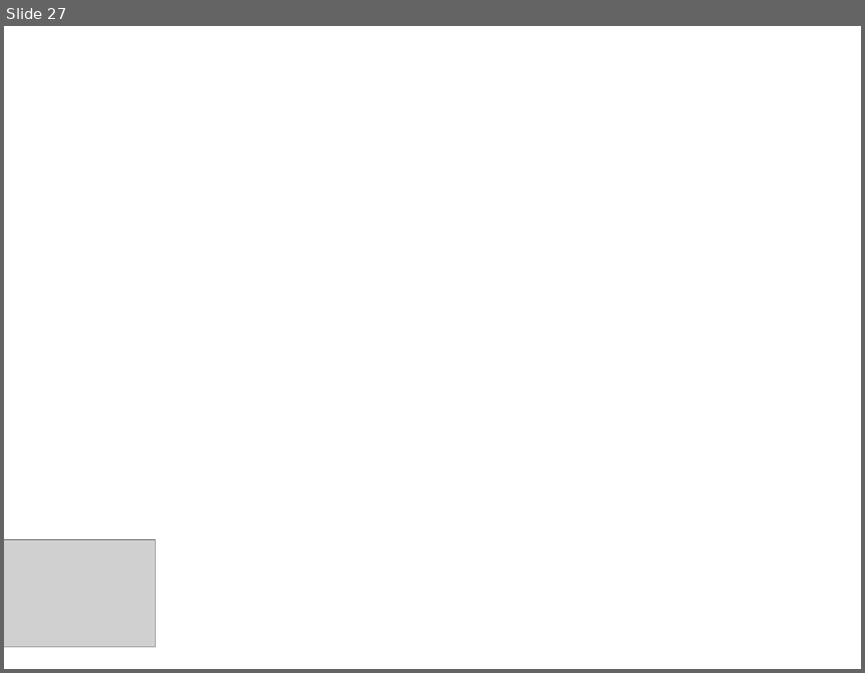
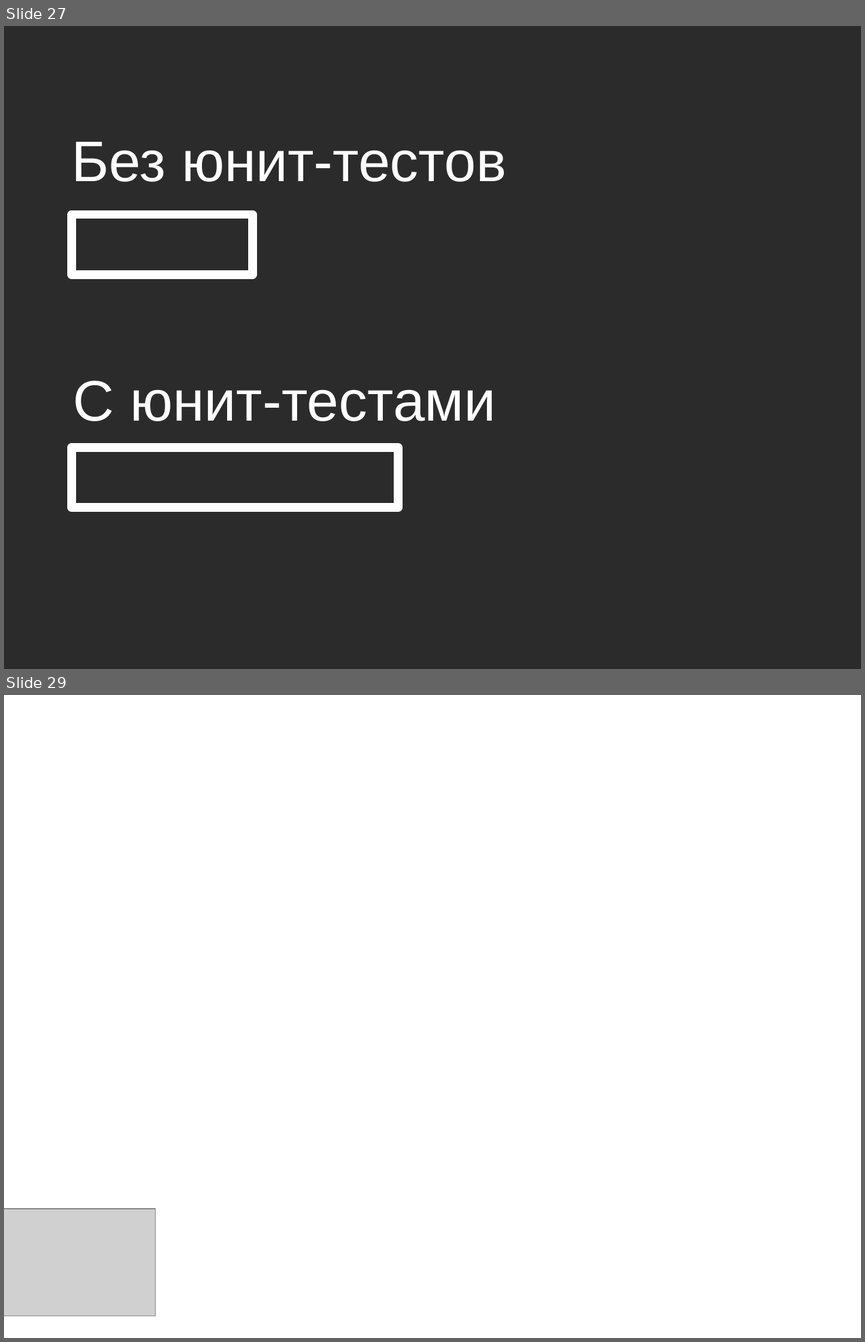
Before and after one commit to asolntsev/presentations, a slide deck: ui-tests/the_fast_and_the_continuous.sqadays2014.odp. Shown one above the other, each under a label of ours: slide 27 before the commit, slides 27 and 29 after it; the slides between them are not shown. The pictures are 865x673 and 865x1342 pixels, drawn with LibreOffice and Linux fonts; fonts in the diff are those of the drawing; grey boxes stand for pictures; background and template pictures are left out; a plain dark background stands for a picture behind light text. Boxes give left, top, right and bottom in pixels: in the first picture for what was removed or moved away, otherwise in the second. Text is boxed around its words. In the diff, an @@ line names an element or a change of style, - is before the commit and + after.

```diff
--- a/ui-tests/the_fast_and_the_continuous.sqadays2014.odp
+++ b/ui-tests/the_fast_and_the_continuous.sqadays2014.odp
@@ slide 27 added at (4, 26, 861, 669), background picture (left out) @@
@@ text added at (71, 142, 507, 182), 48 pt, text #FFFFFF @@
+Без юнит-тестов
@@ rectangle added at (72, 214, 252, 274), outline #FFFFFF 7.2 pt @@
@@ text added at (73, 380, 496, 421), 48 pt, text #FFFFFF @@
+С юнит-тестами
@@ rectangle added at (72, 448, 398, 507), outline #FFFFFF 7.2 pt @@
@@ what was slide 27 is now slide 29 @@
```
Also in this commit, not shown: 6 other slides added, 3 slides removed.
